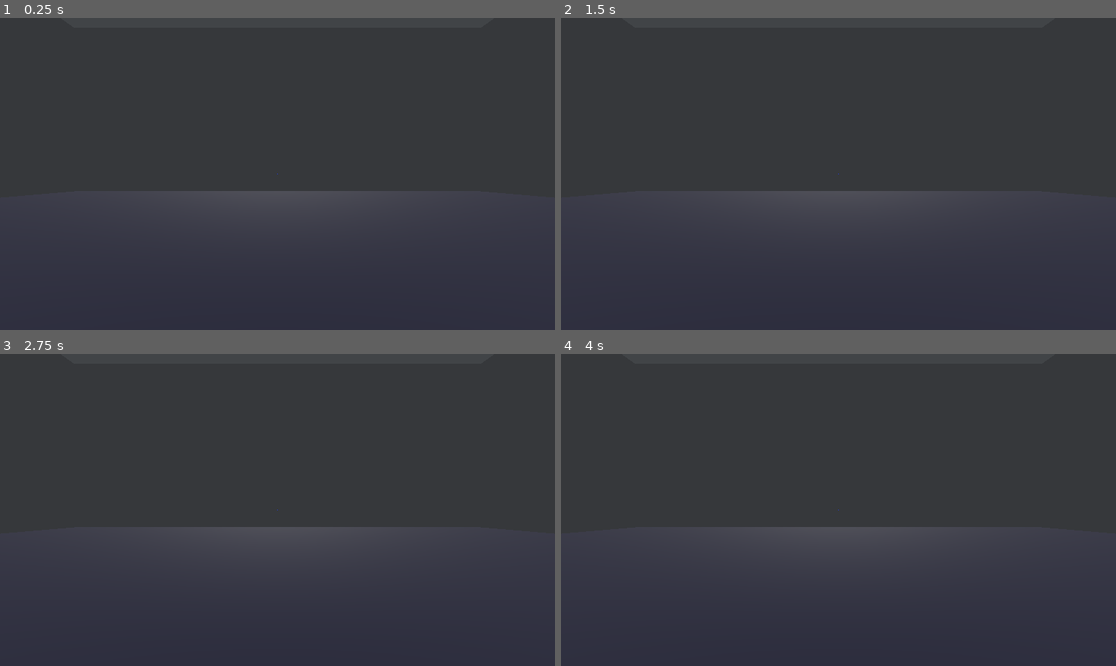
Above: before the commit, frames 1-4 (two rows, left to right).
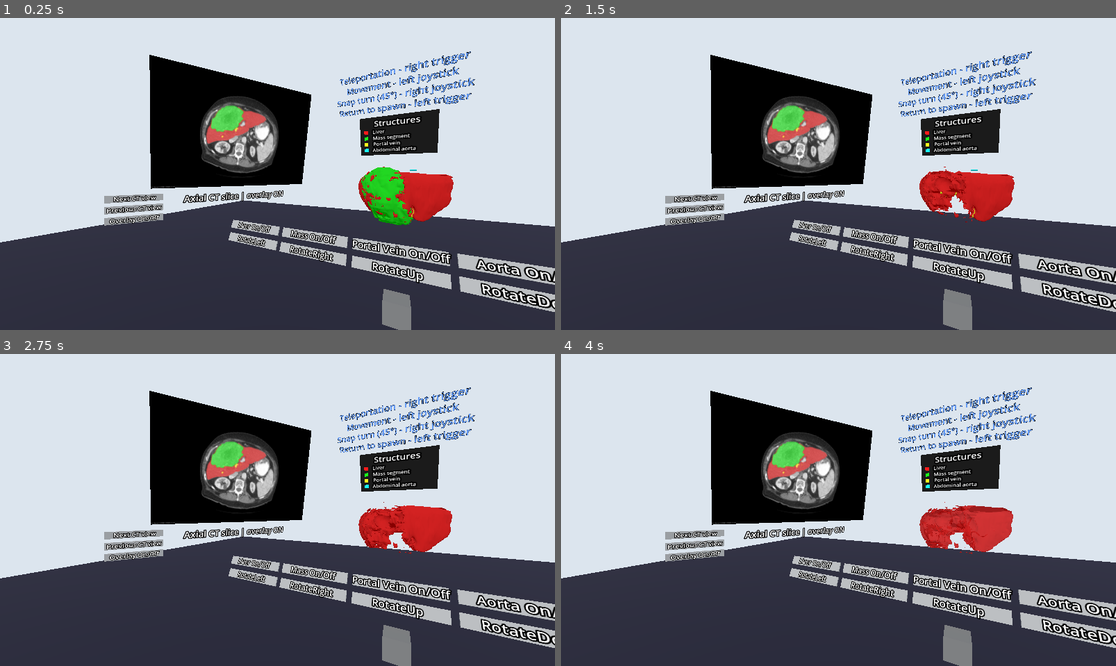
Above: after the commit, the same moments.

Repository: marcelbiezunski/imhotep-vr-biomed
Game: Godot game, scene res://node_3d.tscn
Two runs of this game, one before a commit and one after it. Both use one fixed random seed, a clock stepped at 60 frames per second and the inputs below.
Inputs:
- Up to frame 1 (0.25 s): no input
- Up to frame 2 (1.5 s): tap Enter (ui_accept) at 0.5, 0.77, 1.25 s; hold W 0.53-1.28 s; tap 1 at 0.6 s; hold S from 1.28 s (still down); tap 2 at 1.35 s
- Up to frame 3 (2.75 s): tap Enter (ui_accept) at 1.52, 2 s; release S at 2.03 s; hold W from 2.03 s (still down); tap 3 at 2.1 s
- Up to frame 4 (4 s): tap Enter (ui_accept) at 2.75, 3.02, 3.5, 3.77 s; tap 4 at 2.85 s; release W at 3.53 s; hold A from 3.53 s (still down); tap 5 at 3.6 s

The runs differ from the first frame. In frame 1, 68% of the frame differs, in the area x 0-100%, y 0-100%; in frame 2, 68%; in frame 3, 68%; in frame 4, 68%.

Commit message:
created structure panel

Diff:
--- a/godot_vr_app/node_3d.tscn
+++ b/godot_vr_app/node_3d.tscn
@@ -86,10 +86,34 @@
 size = Vector2(3, 2)
 
 [sub_resource type="StandardMaterial3D" id="StandardMaterial3D_vxd74"]
-albedo_color = Color(0.03839717, 0.03839716, 0.038397186, 1)
+albedo_color = Color(0.039215688, 0.039215688, 0.039215688, 1)
 
 [sub_resource type="BoxMesh" id="BoxMesh_tcnuu"]
 size = Vector3(2, 2, 0.03)
+
+[sub_resource type="BoxMesh" id="BoxMesh_imku0"]
+size = Vector3(1.2, 0.55, 0.03)
+
+[sub_resource type="BoxMesh" id="BoxMesh_wlxy5"]
+size = Vector3(0.85, 0.5, 0.02)
+
+[sub_resource type="StandardMaterial3D" id="StandardMaterial3D_3v7ru"]
+albedo_color = Color(1, 0.039215688, 0.039215688, 1)
+
+[sub_resource type="BoxMesh" id="BoxMesh_tuemg"]
+size = Vector3(0.045, 0.045, 0.01)
+
+[sub_resource type="StandardMaterial3D" id="StandardMaterial3D_lggff"]
+albedo_color = Color(0.039215688, 1, 0.039215688, 1)
+
+[sub_resource type="BoxMesh" id="BoxMesh_s0gvp"]
+size = Vector3(0.045, 0.045, 0.01)
+
+[sub_resource type="StandardMaterial3D" id="StandardMaterial3D_dhlwf"]
+albedo_color = Color(1, 1, 0.039215688, 1)
+
+[sub_resource type="StandardMaterial3D" id="StandardMaterial3D_5t8nk"]
+albedo_color = Color(0.039215688, 1, 1, 1)
 
 [node name="Main" type="Node3D"]
 script = ExtResource("1_61lph")
@@ -114,6 +138,7 @@
 
 [node name="Wall" type="StaticBody3D" parent="Level"]
 transform = Transform3D(1, 0, 0, 0, 1, 0, 0, 0, 1, 0, 3.5, -10)
+visible = false
 
 [node name="MeshInstance3D" type="MeshInstance3D" parent="Level/Wall"]
 transform = Transform3D(1, 0, 0, 0, 1, 0, 0, 0, 1, 0, 0.5, 0)
@@ -126,6 +151,7 @@
 
 [node name="Wall2" type="StaticBody3D" parent="Level"]
 transform = Transform3D(1, 0, 0, 0, 1, 0, 0, 0, 1, 0, 3.5, 10)
+visible = false
 
 [node name="MeshInstance3D" type="MeshInstance3D" parent="Level/Wall2"]
 transform = Transform3D(1, 0, 0, 0, 1, 0, 0, 0, 1, 0, 0.5, 0)
@@ -138,6 +164,7 @@
 
 [node name="Wall3" type="StaticBody3D" parent="Level"]
 transform = Transform3D(-4.371139e-08, 0, 1, 0, 1, 0, -1, 0, -4.371139e-08, 10, 3.5, 0)
+visible = false
 
 [node name="MeshInstance3D" type="MeshInstance3D" parent="Level/Wall3"]
 transform = Transform3D(1, 0, 0, 0, 1, 0, 0, 0, 1, 0, 0.5, 0)
@@ -150,6 +177,7 @@
 
 [node name="Wall4" type="StaticBody3D" parent="Level"]
 transform = Transform3D(-4.371139e-08, 0, 1, 0, 1, 0, -1, 0, -4.371139e-08, -10, 3.5, 0)
+visible = false
 
 [node name="MeshInstance3D" type="MeshInstance3D" parent="Level/Wall4"]
 transform = Transform3D(1, 0, 0, 0, 1, 0, 0, 0, 1, 0, 0.5, 0)
@@ -176,6 +204,7 @@
 
 [node name="Roof" type="StaticBody3D" parent="Level"]
 transform = Transform3D(1, 0, 0, 0, 1, 0, 0, 0, 1, 0, 8, 0)
+visible = false
 
 [node name="MeshInstance3D" type="MeshInstance3D" parent="Level/Roof"]
 material_override = SubResource("StandardMaterial3D_jsnrv")
@@ -342,8 +371,86 @@
 pixel_size = 0.003
 text = "Educational prototype. Not for clinical use."
 
+[node name="QuantitativeSummaryAnchor" type="Node3D" parent="MedicalWorkspace"]
+transform = Transform3D(-8.742278e-08, 0.517638, 1.9318516, 0, 1.9318515, -0.5176381, -2, -2.2626677e-08, -8.444392e-08, -7, 3.5, 0)
+
+[node name="QuantitativeSummaryPanel" type="Node3D" parent="MedicalWorkspace/QuantitativeSummaryAnchor"]
+
+[node name="PanelBlack" type="MeshInstance3D" parent="MedicalWorkspace/QuantitativeSummaryAnchor/QuantitativeSummaryPanel"]
+material_override = SubResource("StandardMaterial3D_vxd74")
+mesh = SubResource("BoxMesh_imku0")
+
+[node name="TitleLabel" type="Label3D" parent="MedicalWorkspace/QuantitativeSummaryAnchor/QuantitativeSummaryPanel"]
+transform = Transform3D(1, 0, 0, 0, 1, 0, 0, 0, 1, 0, 0.8, 0.04)
+text = "Patient 001"
+
+[node name="SummaryLabel" type="Label3D" parent="MedicalWorkspace/QuantitativeSummaryAnchor/QuantitativeSummaryPanel"]
+transform = Transform3D(1, 0, 0, 0, 1, 0, 0, 0, 1, 0, 0, 0.04)
+pixel_size = 0.004
+text = "CT liver case
+Structures: liver, mass,
+portal vein, abdominal aorta
+
+Visualization:
+segmented surface meshes
+CT slices"
+
+[node name="StructureLegendAnchor" type="Node3D" parent="MedicalWorkspace"]
+transform = Transform3D(-2, -4.5253355e-08, -1.6888784e-07, 0, 1.9318515, -0.5176381, 1.7484555e-07, -0.517638, -1.9318516, 0, 3, 4)
+
+[node name="StructureLegendPanel" type="Node3D" parent="MedicalWorkspace/StructureLegendAnchor"]
+
+[node name="PanelBlack" type="MeshInstance3D" parent="MedicalWorkspace/StructureLegendAnchor/StructureLegendPanel"]
+material_override = SubResource("StandardMaterial3D_vxd74")
+mesh = SubResource("BoxMesh_wlxy5")
+
+[node name="LiverColorBox" type="MeshInstance3D" parent="MedicalWorkspace/StructureLegendAnchor/StructureLegendPanel"]
+transform = Transform3D(1, 0, 0, 0, 1, 0, 0, 0, 1, -0.35, 0.06, 0.02)
+material_override = SubResource("StandardMaterial3D_3v7ru")
+mesh = SubResource("BoxMesh_tuemg")
+
+[node name="MassColorBox" type="MeshInstance3D" parent="MedicalWorkspace/StructureLegendAnchor/StructureLegendPanel"]
+transform = Transform3D(1, 0, 0, 0, 1, 0, 0, 0, 1, -0.35, -0.02, 0.02)
+material_override = SubResource("StandardMaterial3D_lggff")
+mesh = SubResource("BoxMesh_s0gvp")
+
+[node name="PortalVeinBox" type="MeshInstance3D" parent="MedicalWorkspace/StructureLegendAnchor/StructureLegendPanel"]
+transform = Transform3D(1, 0, 0, 0, 1, 0, 0, 0, 1, -0.35, -0.1, 0.02)
+material_override = SubResource("StandardMaterial3D_dhlwf")
+mesh = SubResource("BoxMesh_s0gvp")
+
+[node name="AortaBox" type="MeshInstance3D" parent="MedicalWorkspace/StructureLegendAnchor/StructureLegendPanel"]
+transform = Transform3D(1, 0, 0, 0, 1, 0, 0, 0, 1, -0.35, -0.18, 0.02)
+material_override = SubResource("StandardMaterial3D_5t8nk")
+mesh = SubResource("BoxMesh_s0gvp")
+
+[node name="TitleLabel" type="Label3D" parent="MedicalWorkspace/StructureLegendAnchor/StructureLegendPanel"]
+transform = Transform3D(1, 0, 0, 0, 1, 0, 0, 0, 1, 0, 0.17, 0.02)
+text = "Structures"
+font_size = 20
+
+[node name="LiverLabel" type="Label3D" parent="MedicalWorkspace/StructureLegendAnchor/StructureLegendPanel"]
+transform = Transform3D(1, 0, 0, 0, 1, 0, 0, 0, 1, -0.2, 0.06, 0.02)
+text = "Liver"
+font_size = 12
+
+[node name="MassLabel" type="Label3D" parent="MedicalWorkspace/StructureLegendAnchor/StructureLegendPanel"]
+transform = Transform3D(1, 0, 0, 0, 1, 0, 0, 0, 1, -0.06, -0.02, 0.02)
+text = "Mass segment"
+font_size = 12
+
+[node name="PortalVeinLabel" type="Label3D" parent="MedicalWorkspace/StructureLegendAnchor/StructureLegendPanel"]
+transform = Transform3D(1, 0, 0, 0, 1, 0, 0, 0, 1, -0.11, -0.1, 0.02)
+text = "Portal vein"
+font_size = 12
+
+[node name="AbdominalLabel" type="Label3D" parent="MedicalWorkspace/StructureLegendAnchor/StructureLegendPanel"]
+transform = Transform3D(1, 0, 0, 0, 1, 0, 0, 0, 1, -0.03, -0.18, 0.02)
+text = "Abdominal aorta"
+font_size = 12
+
 [node name="DebugCamera" type="Camera3D" parent="."]
 transform = Transform3D(-0.86339545, 0, -0.50452757, 0, 1, 0, 0.5045275, 0, -0.8633956, 0, 2, -2)
-visible = false
+current = true
 
 [connection signal="button_released" from="Player/XROrigin3D/RightController" to="Player/XROrigin3D/RightController" method="_on_right_controller_button_released"]
--- /dev/null
+++ b/godot_vr_app/patient_data_panel.gd
@@ -0,0 +1,115 @@
+extends Node3D
+
+
+@export var label_font_size: int = 36
+@export var title_font_size: int = 44
+
+@export var legend_start_y: float = 0.0
+@export var summary_start_y: float = -0.55
+
+@export var row_spacing: float = 0.13
+@export var text_x: float = 0.10
+@export var color_box_x: float = -0.22
+
+
+func _ready() -> void:
+    create_structure_legend()
+    create_quantitative_summary()
+
+
+func create_structure_legend() -> void:
+    var title := create_label(
+        "Structure Legend",
+        Vector3(-0.25, legend_start_y, 0.01),
+        title_font_size
+    )
+    add_child(title)
+
+    var legend_items := [
+        {
+            "name": "Liver",
+            "color": Color(1.0, 0.25, 0.15, 1.0)
+        },
+        {
+            "name": "Mass segment",
+            "color": Color(0.1, 1.0, 0.2, 1.0)
+        },
+        {
+            "name": "Portal vein",
+            "color": Color(1.0, 0.9, 0.1, 1.0)
+        },
+        {
+            "name": "Abdominal aorta",
+            "color": Color(0.0, 0.85, 1.0, 1.0)
+        }
+    ]
+
+    for i in range(legend_items.size()):
+        var item = legend_items[i]
+        var y := legend_start_y - 0.16 - float(i) * row_spacing
+
+        var box := create_color_box(item["color"], Vector3(color_box_x, y, 0.01))
+        add_child(box)
+
+        var label := create_label(
+            item["name"],
+            Vector3(text_x, y - 0.005, 0.01),
+            label_font_size
+        )
+        add_child(label)
+
+
+func create_quantitative_summary() -> void:
+    var title := create_label(
+        "Quantitative Summary",
+        Vector3(-0.25, summary_start_y, 0.01),
+        title_font_size
+    )
+    add_child(title)
+
+    var summary_text := (
+		"Structure        Volume [cm3]   Mean HU\n"
+        + "Liver              1441.6        95.8\n"
+        + "Mass segment       1470.9        110.9\n"
+        + "Portal vein        14.6          182.6\n"
+        + "Abdominal aorta    5.2           169.9"
+    )
+
+    var summary_label := create_label(
+        summary_text,
+        Vector3(-0.25, summary_start_y - 0.18, 0.01),
+        28
+    )
+    summary_label.horizontal_alignment = HORIZONTAL_ALIGNMENT_LEFT
+    add_child(summary_label)
+
+
+func create_label(text: String, position: Vector3, font_size: int) -> Label3D:
+    var label := Label3D.new()
+    label.text = text
+    label.position = position
+    label.font_size = font_size
+    label.modulate = Color(0.85, 0.95, 1.0, 1.0)
+    label.outline_size = 4
+    label.outline_modulate = Color(0.0, 0.0, 0.0, 1.0)
+    label.billboard = BaseMaterial3D.BILLBOARD_DISABLED
+    return label
+
+
+func create_color_box(color: Color, position: Vector3) -> MeshInstance3D:
+    var box := MeshInstance3D.new()
+
+    var mesh := BoxMesh.new()
+    mesh.size = Vector3(0.055, 0.055, 0.01)
+    box.mesh = mesh
+    box.position = position
+
+    var mat := StandardMaterial3D.new()
+    mat.albedo_color = color
+    mat.emission_enabled = true
+    mat.emission = color
+    mat.emission_energy_multiplier = 0.4
+
+    box.material_override = mat
+
+    return box
Binary file removed: godot_vr_app/assets/models/futuristic_laser_gun.glb
Not shown, removed: godot_vr_app/assets/models/futuristic_laser_gun.glb.import
Binary file removed: godot_vr_app/assets/models/futuristic_laser_gun_0.png
Not shown, removed: godot_vr_app/assets/models/futuristic_laser_gun_0.png.import
Binary file removed: godot_vr_app/assets/models/futuristic_laser_gun_1.png
Not shown, removed: godot_vr_app/assets/models/futuristic_laser_gun_1.png.import
Binary file removed: godot_vr_app/assets/models/futuristic_laser_gun_2.png
Not shown, removed: godot_vr_app/assets/models/futuristic_laser_gun_2.png.import
Binary file removed: godot_vr_app/assets/models/robotic_hand.glb
Not shown, removed: godot_vr_app/assets/models/robotic_hand.glb.import
Not shown: 1 places in godot_vr_app/node_3d.tscn that only renumber resources
Not shown, added: godot_vr_app/patient_data_panel.gd.uid
